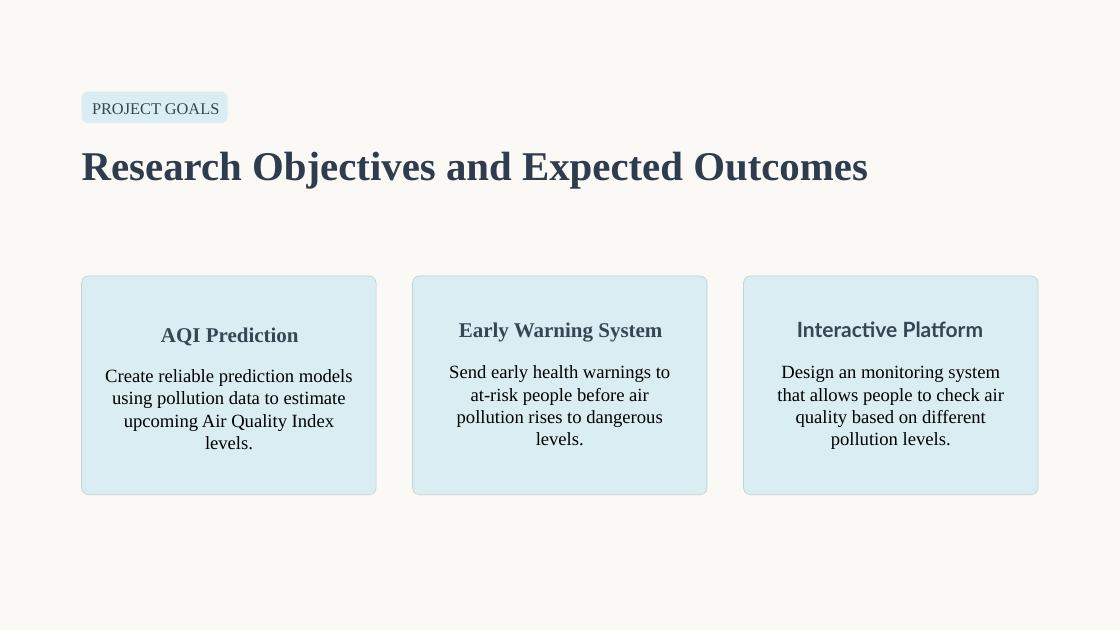
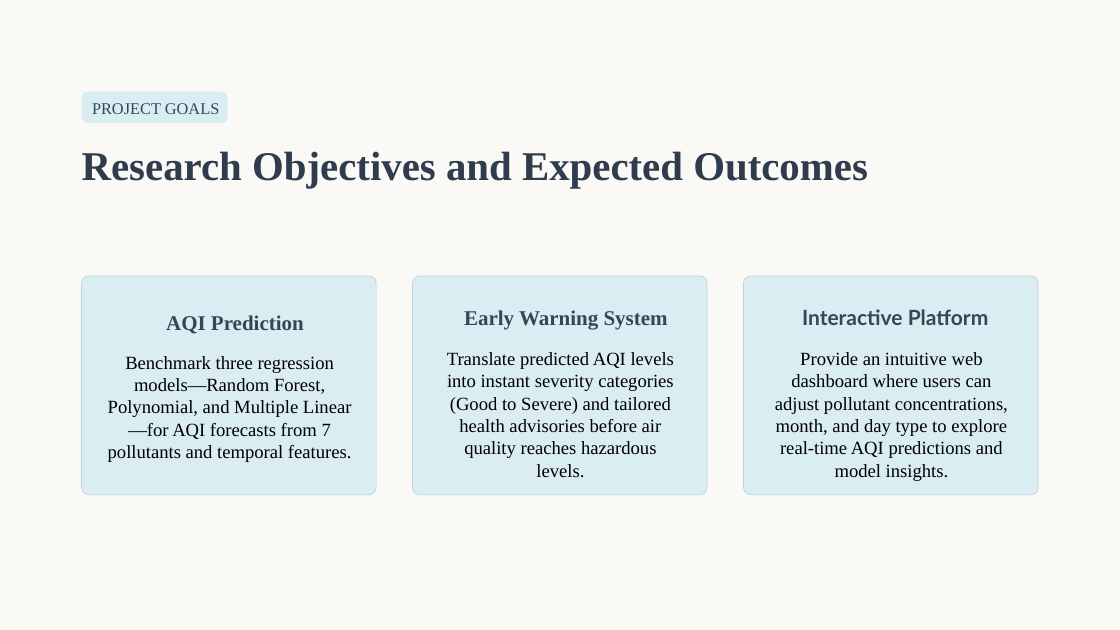
Before and after one commit to ishaangupta122/aqi-system, a slide deck: slide 3 of documents/aqi_ppt.pptx. Drawn at 1120x630 pixels with LibreOffice and Linux fonts; fonts in the diff are those of the drawing. Boxes give left, top, right and bottom in pixels: in the first picture for what was removed or moved away, otherwise in the second. Text is boxed around its words. In the diff, an @@ line names an element or a change of style, - is before the commit and + after.

```diff
--- a/documents/aqi_ppt.pptx
+++ b/documents/aqi_ppt.pptx
@@ 3 texts moved together from (x1=161, y1=321, x2=984, y2=346) to (x1=166, y1=309, x2=989, y2=334) @@
@@ text at (x1=108, y1=356, x2=352, y2=462): text changed @@
-Create reliable prediction models using pollution data to estimate upcoming Air Quality Index levels.
+Benchmark three regression models—Random Forest, Polynomial, and Multiple Linear—for AQI forecasts from 7 pollutants and temporal features.
@@ text at (x1=447, y1=352, x2=674, y2=458): text changed @@
-Send early health warnings to at-risk people before air pollution rises to dangerous levels.
+Translate predicted AQI levels into instant severity categories (Good to Severe) and tailored health advisories before air quality reaches hazardous levels.
@@ text at (x1=775, y1=352, x2=1008, y2=458): text changed @@
-Design an monitoring system that allows people to check air quality based on different pollution levels.
+Provide an intuitive web dashboard where users can adjust pollutant concentrations, month, and day type to explore real-time AQI predictions and model insights.
```
Also in this commit, not shown: 7 other slides changed, 3 other files.
